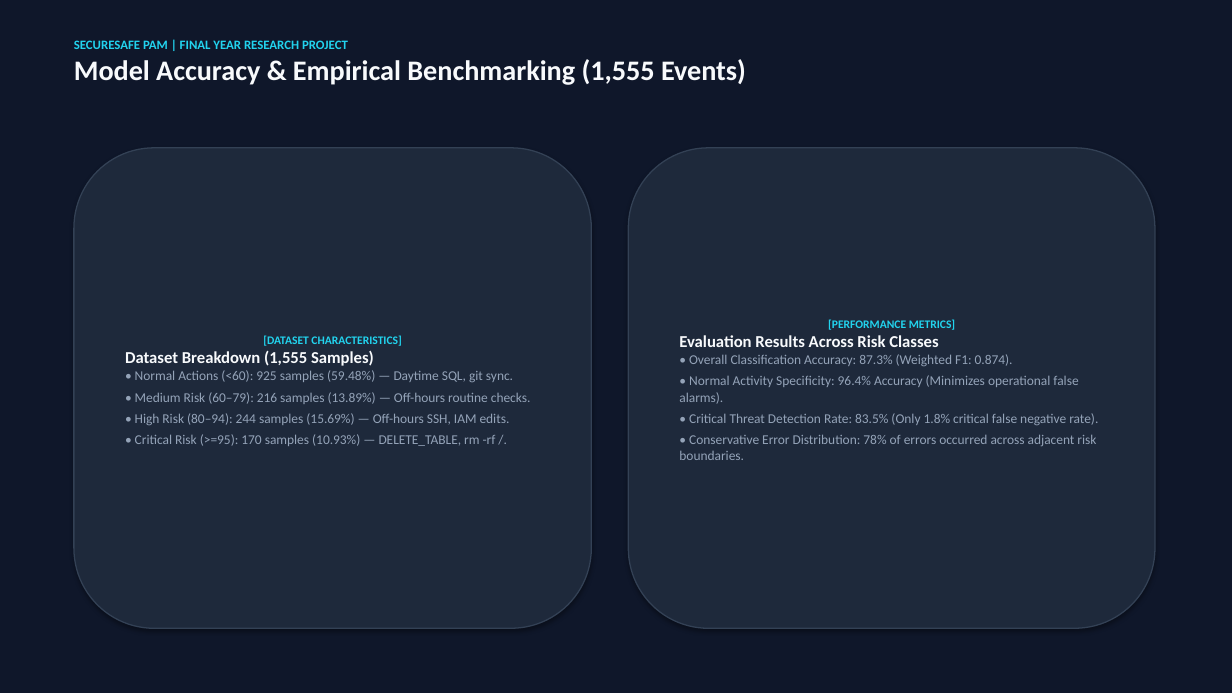
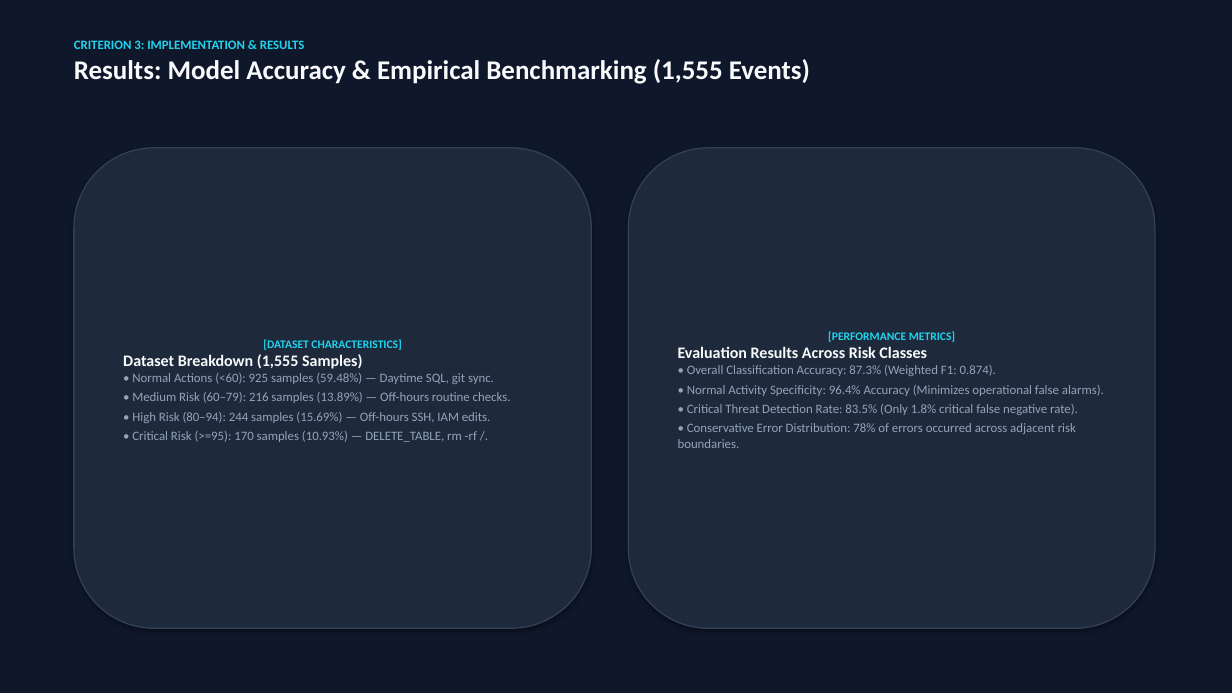
Before and after one commit to Poornadananjaya2001/Dynamic-PAM-System-, a slide deck: slide 18 of PRESENTATION_SLIDES_SECURESAFE_PAM.pptx (slide 15 before the commit). Drawn at 1232x693 pixels with LibreOffice and Linux fonts; fonts in the diff are those of the drawing. Boxes give left, top, right and bottom in pixels: in the first picture for what was removed or moved away, otherwise in the second. Text is boxed around its words. In the diff, an @@ line names an element or a change of style, - is before the commit and + after.

```diff
--- a/PRESENTATION_SLIDES_SECURESAFE_PAM.pptx
+++ b/PRESENTATION_SLIDES_SECURESAFE_PAM.pptx
@@ text at (74,40,810,84): text changed; size 22 to 21 pt @@
-SECURESAFE PAM | FINAL YEAR RESEARCH PROJECT
-Model Accuracy & Empirical Benchmarking (1,555 Events)
+CRITERION 3: IMPLEMENTATION & RESULTS
+Results: Model Accuracy & Empirical Benchmarking (1,555 Events)
@@ text in rounded rectangle at (123,354,511,442): size 13 to 12.5 pt in "Dataset Breakdown (1,555 Samples)"; size 10.5 to 10 pt in "• Normal Actions (<60): 925 samples (59.48%) ...", "• Medium Risk (60–79): 216 samples (13.89%) ...", "• High Risk (80–94): 244 samples (15.69%) ...", "• Critical Risk (>=95): 170 samples (10.93%) ..."; less space between paragraphs @@
@@ text in rounded rectangle at (678,346,1104,448): size 13 to 12.5 pt in "Evaluation Results Across Risk Classes"; size 10.5 to 10 pt in "• Overall Classification Accuracy: 87.3% (Weighted F1: ...", "• Normal Activity Specificity: 96.4% Accuracy (Minimizes ...", "• Critical Threat Detection Rate: 83.5% (Only ...", "• Conservative Error Distribution: 78% of errors ..."; less space between paragraphs @@
```
Also in this commit, not shown: 18 other slides changed, 7 slides added, 1 slide removed, 1 other file.
